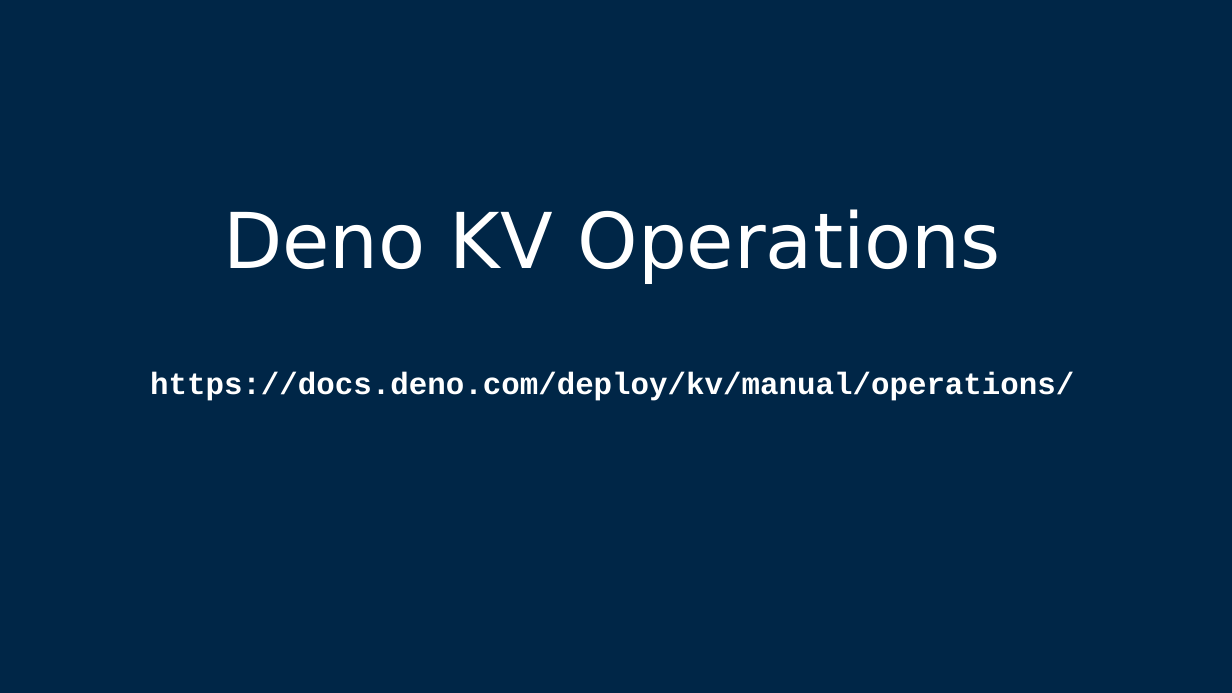
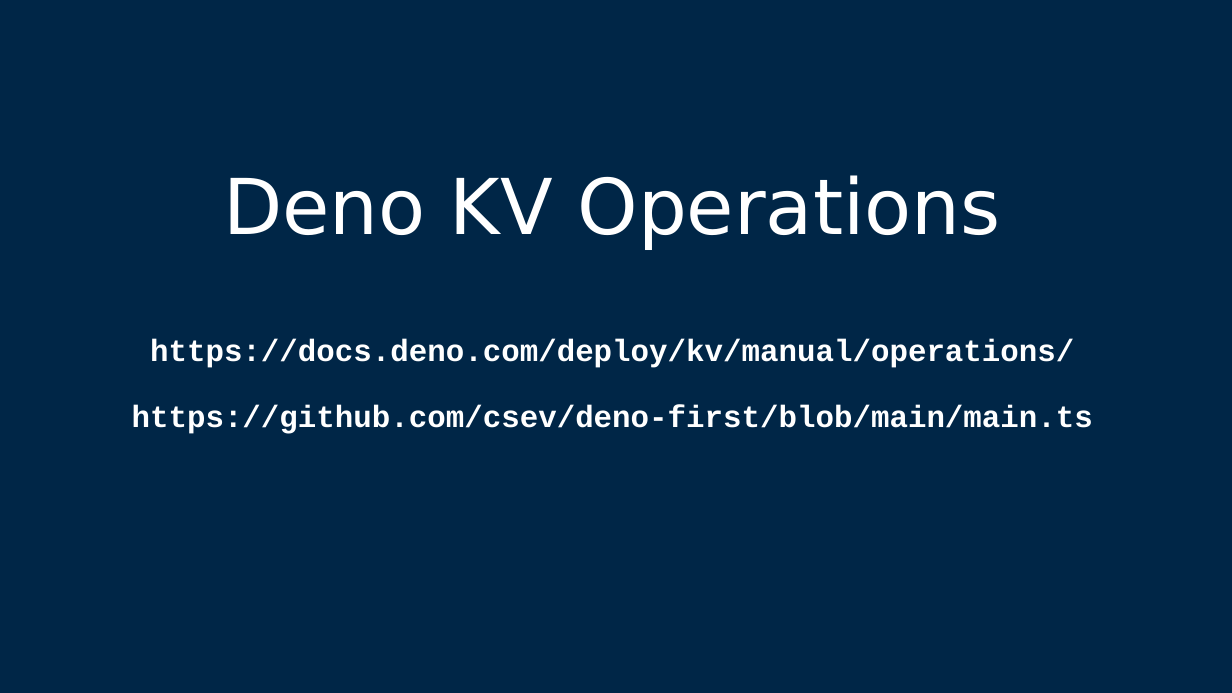
Before and after one commit to csev/pg4e, a slide deck: slide 35 of lectures/07-DenoKV.pptx (slide 31 before the commit). Drawn at 1232x693 pixels with LibreOffice and Linux fonts; fonts in the diff are those of the drawing. Boxes give left, top, right and bottom in pixels: in the first picture for what was removed or moved away, otherwise in the second. Text is boxed around its words. In the diff, an @@ line names an element or a change of style, - is before the commit and + after.

```diff
--- a/lectures/07-DenoKV.pptx
+++ b/lectures/07-DenoKV.pptx
@@ title at bbox=[132, 175, 1093, 434]: text changed @@
-Deno KV Operations
-https://docs.deno.com/deploy/kv/manual/operations/
+Deno KV Operations
+https://docs.deno.com/deploy/kv/manual/operations/
+https://github.com/csev/deno-first/blob/main/main.ts
```
Also in this commit, not shown: 2 other slides changed, 9 slides added, 1 slide removed, 3 other files.
